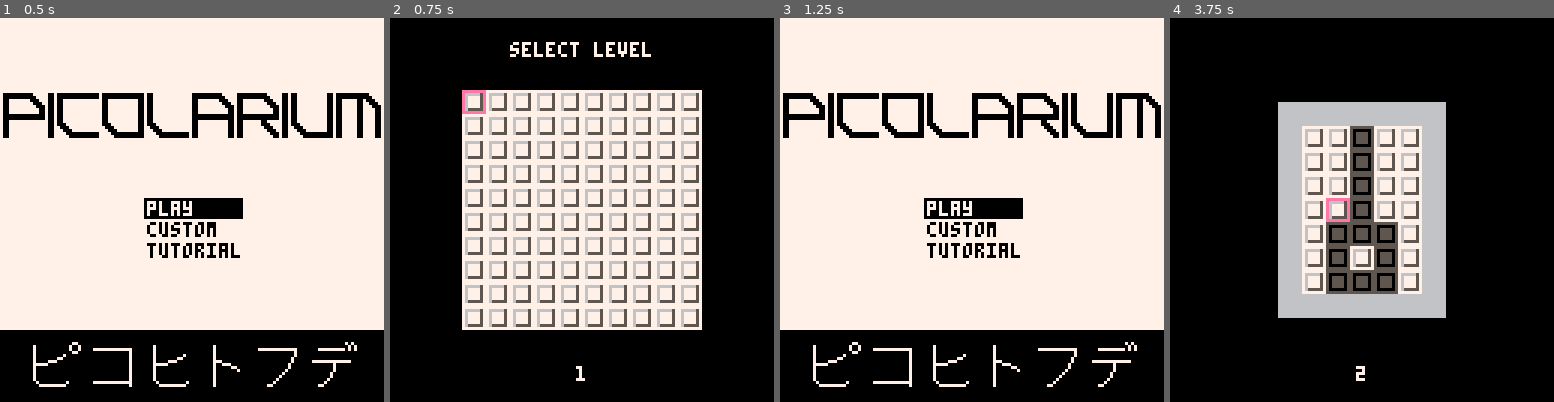
Above: before the commit, frames 1-4 (left to right).
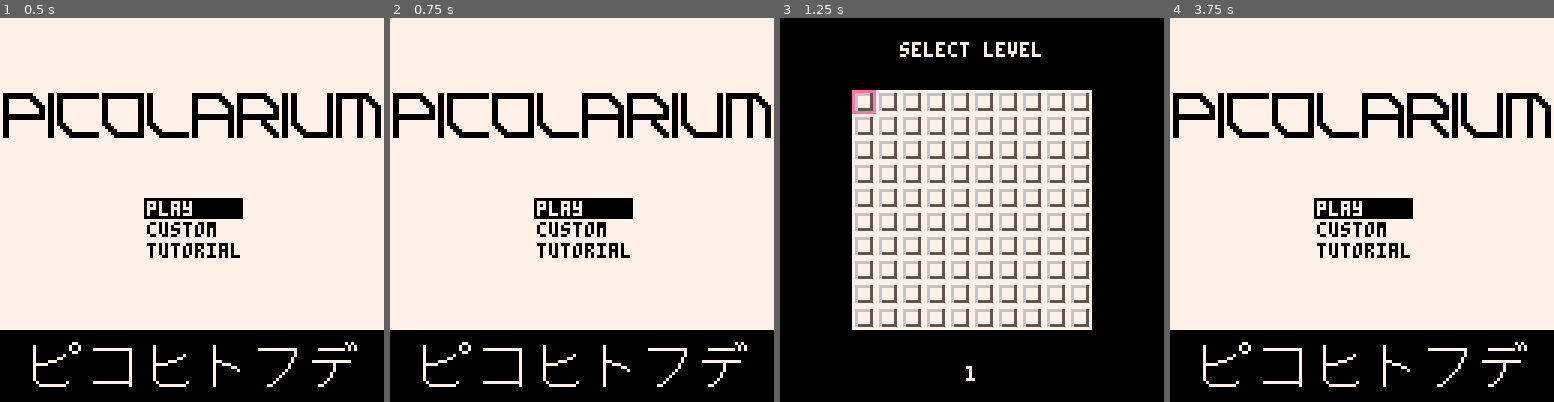
Above: after the commit, the same moments.

Repository: tobiasvl/picolarium
Game: PICO-8 cartridge picolarium.p8
Same seed, same stepped clock (60 frames per second), same inputs: the game is played once before the commit and once after it.
Inputs:
- Up to frame 1 (0.5 s): tap X (X key) at 0.33 s
- Up to frame 2 (0.75 s): tap O (Z key) at 0.7 s
- Up to frame 3 (1.25 s): tap X (X key) at 1.07 s
- Up to frame 4 (3.75 s): hold Right 1.6-2.1 s; tap O (Z key) every 0.4 s from 1.7 to 3.7 s; tap X (X key) at 1.85, 2.97 s; hold Up 2.15-2.42 s; hold Right 2.47-3.03 s; hold Left 3.08-3.58 s; hold Down from 3.63 s (still down)

Frame 1 is identical in both runs. In frame 2, 56% of the frame differs, in the area x 0-100%, y 0-97%; in frame 3, 56%; in frame 4, 74%.

Commit message:
Swap buttons X and O
Closes #15.

Diff:
--- a/picolarium.p8
+++ b/picolarium.p8
@@ -351,7 +351,7 @@
   elseif mode==modes.main_menu then
     if (btnp(⬆️)) menu_selection=menu_selection==1 and 3 or menu_selection-1
     if (btnp(⬇️)) menu_selection=menu_selection%3+1
-    if btnp(🅾️) then
+    if btnp(❎) then
       if menu_selection==1 then
         if (custom or not level_select) custom,edit,level_select,levels,lvl,lvl_xpos,lvl_ypos=false,false,load_state(),stock_levels,1,0,0
         mode=modes.level_select
@@ -366,10 +366,10 @@
   elseif mode==modes.custom_submenu then
     if (btnp(⬆️)) menu_selection=menu_selection==1 and 2 or 1
     if (btnp(⬇️)) menu_selection=menu_selection%2+1
-    if btnp(🅾️) then
+    if btnp(❎) then
       if (menu_selection==2 or levels.lvls>0) mode=modes.level_select
       edit=menu_selection==2
-    elseif btnp(❎) then
+    elseif btnp(🅾️) then
       menu_selection=2
       mode=modes.main_menu
     end
@@ -402,7 +402,7 @@
     end
     if (btnp(⬆️) and lvl>#level_select[1]) lvl-=#level_select[1] lvl_ypos-=8
     if (btnp(⬇️) and lvl<=level_select.lvls-#level_select[1]) lvl+=#level_select[1] lvl_ypos+=8
-    if btnp(🅾️) then
+    if btnp(❎) then
       if edit then
         if levels[lvl] then
           empty_level=decode_level(levels[lvl])
@@ -417,7 +417,7 @@
         level=decode_level(levels[lvl])
         play_init(level)
       end
-    elseif btnp(❎) then
+    elseif btnp(🅾️) then
       if edit then
         mode,xpos,ypos,char,line,char_xpos,char_ypos,current_char=modes.edit_password,0,0,1,1,43,92,7
         numpad_x,numpad_y=39,32
@@ -442,7 +442,7 @@
       menuitem(1,"level select",function() turn_off_draw() pal() mode=modes.level_select end)
     end
     button=btnp()
-    if button==16 then
+    if button==32 then
       if draw then
         verify_path()
       else
@@ -450,14 +450,14 @@
         draw=true
         pal(14,11)
       end
-    elseif button==32 then
+    elseif button==16 then
       if (draw) turn_off_draw() else mode=edit and modes.edit_custom or modes.level_select
     elseif button==1 or button==2 or button==4 or button==8 then
       move(button)
     end
   elseif mode==modes.fail_state then
     counter+=1
-    if (btnp(🅾️)) mode=modes.play turn_off_draw()
+    if (btnp(❎)) mode=modes.play turn_off_draw()
   elseif mode==modes.resize then
     menuitem(1,"level select",function() turn_off_draw() pal() mode=modes.level_select end)
     menuitem(2)
@@ -472,13 +472,13 @@
     end
     if (btnp(➡️) and x<8) foreach(empty_level,function(x) add(x,1) end)
     if (btnp(⬅️) and x>2) foreach(empty_level,function(x) x[#x]=nil end)
-    if (btnp(🅾️)) mode=modes.edit_custom play_init(empty_level)
-    if (btnp(❎)) mode=modes.level_select
+    if (btnp(❎)) mode=modes.edit_custom play_init(empty_level)
+    if (btnp(🅾️)) mode=modes.level_select
   elseif mode==modes.edit_custom then
     menuitem(2,"resize level",function() mode=modes.resize end)
     button=btnp()
     local x,y=xpos/8,ypos/8
-    if button==16 and mget(x,y)~=33 then
+    if button==32 and mget(x,y)~=33 then
       local t=empty_level[y][x]
       local flip={[0]=1,[1]=0}
       empty_level[y][x]=flip[t]
@@ -487,7 +487,7 @@
         if (tile==t) invalid=false break
       end
       if (invalid) empty_level[y][x]=t
-    elseif button==32 then
+    elseif button==16 then
       mode=modes.play
       draw_level(level)
     elseif button==1 or button==2 or button==4 or button==8 then
@@ -577,7 +577,7 @@
       elseif current_char>2 then
         ypos+=12 current_char-=3
       end
-    elseif btnp(🅾️) and (char<=10 and line <=3) then
+    elseif btnp(❎) and (char<=10 and line <=3) then
       if current_char=="left" then
         if (char>1) char-=1 char_xpos-=4
       elseif current_char=="right" then
@@ -602,22 +602,22 @@
     level=decode_level(decode_password(current_password),true)
     if (level and #level>0) mode=modes.valid_password else mode=modes.invalid_password
   elseif mode==modes.valid_password then
-    if btnp(🅾️) then
+    if btnp(❎) then
       save_level(level,lvl)
       mode=modes.level_select
-    elseif btnp(❎) then
+    elseif btnp(🅾️) then
       mode=modes.edit_password
     end
   elseif mode==modes.invalid_password then
     if (btnp()!=0) mode=modes.edit_password
   end
   if mode==modes.fail_state or mode==modes.win_state1 or mode==modes.win_state2 then
+    if btnp(🅾️) then
+      if (edit) mode=modes.edit_custom else mode=modes.level_select
+    end
+  end
+  if mode==modes.win_state2 then
     if btnp(❎) then
-      if (edit) mode=modes.edit_custom else mode=modes.level_select
-    end
-  end
-  if mode==modes.win_state2 then
-    if btnp(🅾️) then
       if edit then
         save_level(level,lvl)
         mode=modes.level_select
@@ -657,7 +657,7 @@
     cursor(8,52)
     color(0)
     print("⬅️➡️⬆️⬇️: move")
-    print(buttons.o..": start and finish a\n"..(buttons.o=="z" and "" or " ").."   single stroke\n")
+    print(buttons.x..": start and finish a\n"..(buttons.x=="x" and "" or " ").."   single stroke\n")
     print("flip tiles so each horizontal\nline is one color")
     print("e.g. from ▒/▥ to █/▤")
   elseif mode==modes.custom_submenu then
@@ -691,8 +691,8 @@
     select=edit and "edit" or "select"
     center(select.." level",8)
     if edit then
-      print("press "..buttons.o.." to edit level",16,16)
-      print("press "..buttons.x.." to edit password",16,22)
+      print("press "..buttons.x.." to edit level",16,16)
+      print("press "..buttons.o.." to edit password",16,22)
     end
     print_lvl_no()
     if (level_select.lvls_beat==100) printg()
@@ -705,8 +705,8 @@
     if edit then
       save_and_reset_camera()
       center("solve level to save",8)
-      center("press "..buttons.x.." to edit",16,5)
-      center("press "..buttons.o.." to draw",108)
+      center("press "..buttons.o.." to edit",16,5)
+      center("press "..buttons.x.." to draw",108)
       center("use one stroke to eliminate",116,5)
       center("all black and white tiles",122,5)
       restore_camera()
@@ -752,16 +752,16 @@
       center("clear!",16,3)
       if edit then
         print_password(encode_password(encode_level(level)),true)
-        print(buttons.o.." save as custom level "..lvl,20,108,7)
-        print(buttons.x.." edit",20,116,7)
+        print(buttons.x.." save as custom level "..lvl,20,108,7)
+        print(buttons.o.." edit",20,116,7)
         mode=modes.win_state2
       else
         if not custom and level_select.lvls_beat<level_select.lvls and find_unsolved() then
-          print(buttons.o.." next unsolved level",20,108,7)
-          print(buttons.x.." back",20,116,7)
+          print(buttons.x.." next unsolved level",20,108,7)
+          print(buttons.o.." back",20,116,7)
           mode=modes.win_state2
         else
-          center(buttons.x.." back",108,7)
+          center(buttons.o.." back",108,7)
           mode=modes.win_state1
         end
       end
@@ -788,9 +788,9 @@
       end
       save_and_reset_camera()
       center("failed",16,8)
-      print(buttons.o.." try again",40,108,7)
+      print(buttons.x.." try again",40,108,7)
       if (edit) back="edit" else back="back"
-      print(buttons.x.." "..back,40,116,7)
+      print(buttons.o.." "..back,40,116,7)
       restore_camera()
       mode=modes.fail_state
     end
@@ -800,17 +800,16 @@
     map()
     camera()
     center("resize level",8)
-    center("press "..buttons.o.." to edit",16,5)
+    center("press "..buttons.x.." to edit",16,5)
     center(x.." x "..y,108)
-    --center("press "..buttons.o.." to edit",122,5)
   elseif mode==modes.edit_custom then
     draw_level(level)
     palt()
     spr(0, xpos, ypos)
     save_and_reset_camera()
     center("edit level",8)
-    center("press "..buttons.x.." to solve",16,5)
-    center("press "..buttons.o.." to flip tile",108)
+    center("press "..buttons.o.." to solve",16,5)
+    center("press "..buttons.x.." to flip tile",108)
     center("a single row cannot",116,5)
     center("be a solid color",122,5)
     restore_camera()
@@ -842,8 +841,8 @@
     draw_level(level)
     restore_camera()
     center("password valid!",8,3)
-    print(buttons.o.." save as custom level "..lvl,20,108,7)
-    print(buttons.x.." edit",20,116,7)
+    print(buttons.x.." save as custom level "..lvl,20,108,7)
+    print(buttons.o.." edit",20,116,7)
   elseif mode==modes.invalid_password then
     rectfill(0,8,127,13,0)
     center("password invalid!",8,8)
